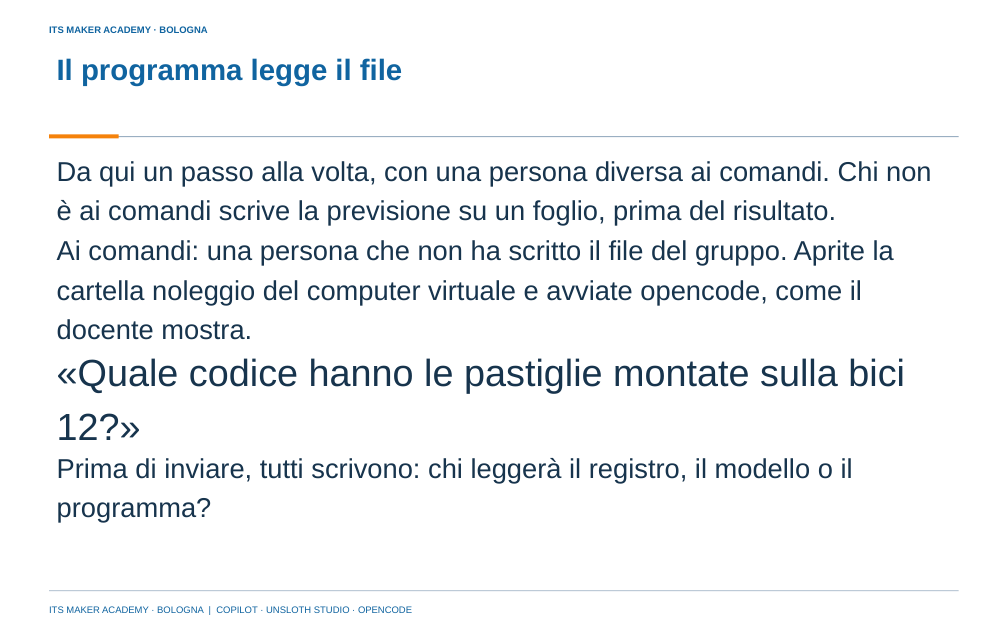
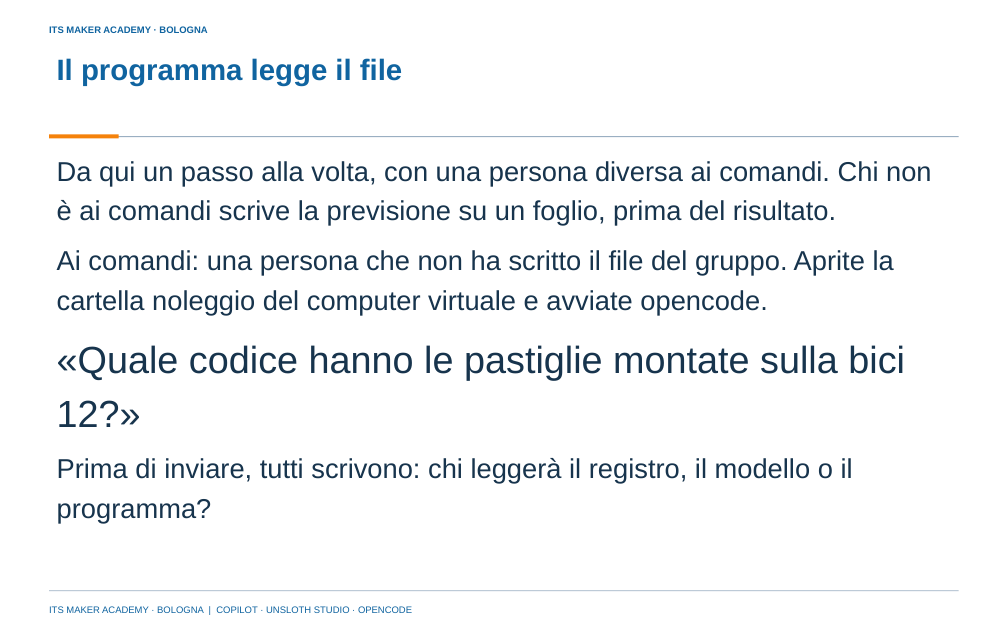
Before and after one commit to franzo9393/ITSCorso_UnslothStudio-Git, a slide deck: slide 31 of lezione 5 - coordinatore, Unsloth Studio e opencode/Lezione5_Coordinatore_Unsloth_Studio_e_opencode_ITS_MAKER.pptx. Drawn at 1008x630 pixels with LibreOffice and Linux fonts; fonts in the diff are those of the drawing; background and template pictures are left out. Boxes give left, top, right and bottom in pixels: in the first picture for what was removed or moved away, otherwise in the second. Text is boxed around its words. In the diff, an @@ line names an element or a change of style, - is before the commit and + after.

Commit message:
Lezione 5: slide senza rimandi al docente, spazio sotto le citazioni corretto nel generatore, materiali rigenerati

```diff
--- a/lezione 5 - coordinatore, Unsloth Studio e opencode/Lezione5_Coordinatore_Unsloth_Studio_e_opencode_ITS_MAKER.pptx
+++ b/lezione 5 - coordinatore, Unsloth Studio e opencode/Lezione5_Coordinatore_Unsloth_Studio_e_opencode_ITS_MAKER.pptx
@@ text at bbox=[57, 250, 894, 314]: text changed @@
-Ai comandi: una persona che non ha scritto il file del gruppo. Aprite la cartella noleggio del computer virtuale e avviate opencode, come il docente mostra.
+Ai comandi: una persona che non ha scritto il file del gruppo. Aprite la cartella noleggio del computer virtuale e avviate opencode.
@@ text "«Quale codice hanno le pastiglie ...": place and size @@
-text "«Quale codice hanno le pastiglie ..." at bbox=[57, 358, 905, 440]
+text "«Quale codice hanno le pastiglie ..." at bbox=[57, 345, 905, 427]
```
Also in this commit, not shown: 31 other slides changed, 9 other files.
